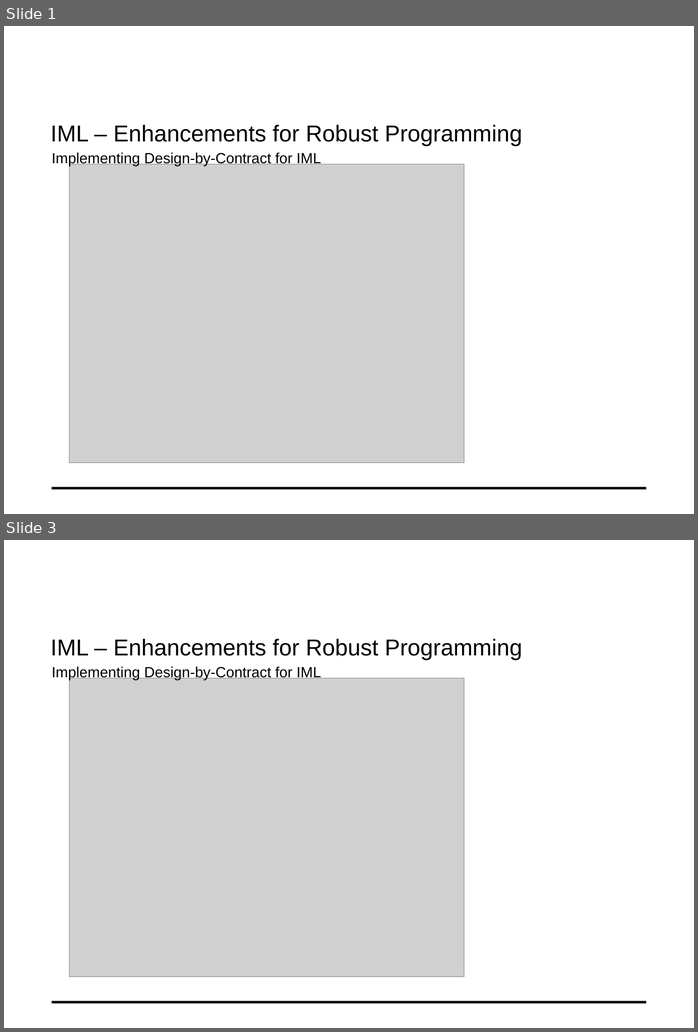
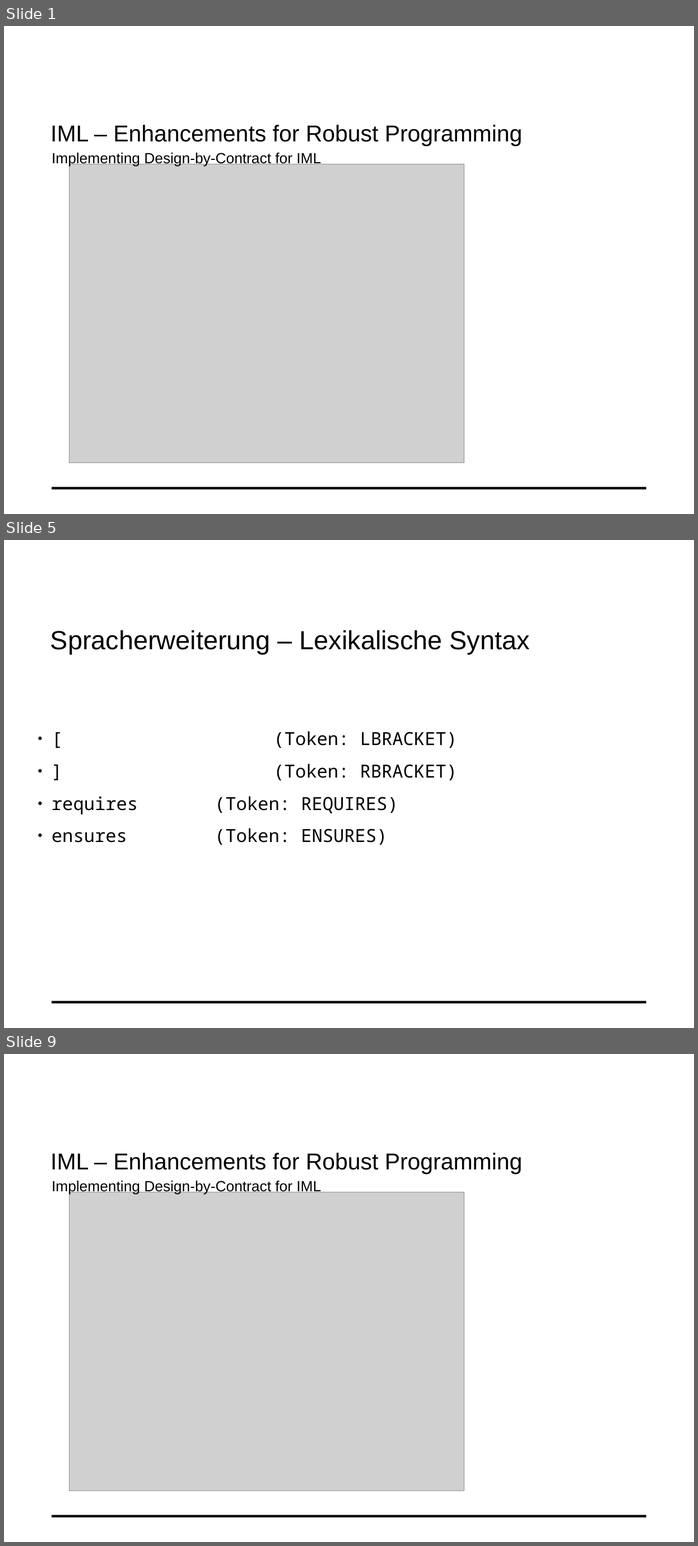
Before and after one commit to fluescher/iml-compiler, a slide deck: IML-Conditions.odp. Shown one above the other, each under a label of ours: slides 1 and 3 before the commit, slides 1, 5 and 9 after it; the slides between them are not shown. The pictures are 698x1032 and 698x1546 pixels, drawn with LibreOffice and Linux fonts; fonts in the diff are those of the drawing; grey boxes stand for pictures; background and template pictures are left out. Boxes give left, top, right and bottom in pixels: in the first picture for what was removed or moved away, otherwise in the second. Text is boxed around its words. In the diff, an @@ line names an element or a change of style, - is before the commit and + after.

```diff
--- a/IML-Conditions.odp
+++ b/IML-Conditions.odp
@@ slide 5 added at (x1=4, y1=540, x2=694, y2=1028), background #FFFFFF; not listed: 1 template element that a slide beside it also shows @@
@@ text added at (x1=50, y1=630, x2=530, y2=655), 32 pt, text #000000 @@
+Spracherweiterung – Lexikalische Syntax
@@ text added at (x1=52, y1=731, x2=458, y2=845), 22 pt, text #000000 @@
+● [ (Token: LBRACKET)
+● ] (Token: RBRACKET)
+● requires (Token: REQUIRES)
+● ensures (Token: ENSURES)
@@ what was slide 3 is now slide 9 @@
```
Also in this commit, not shown: 1 slide changed, 5 other slides added.
